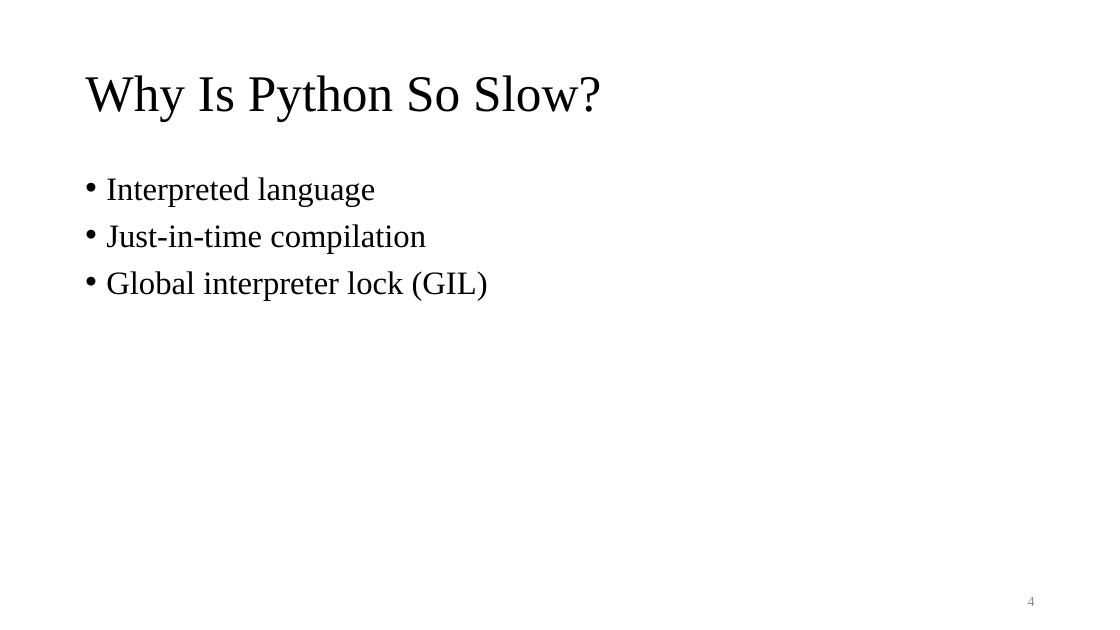
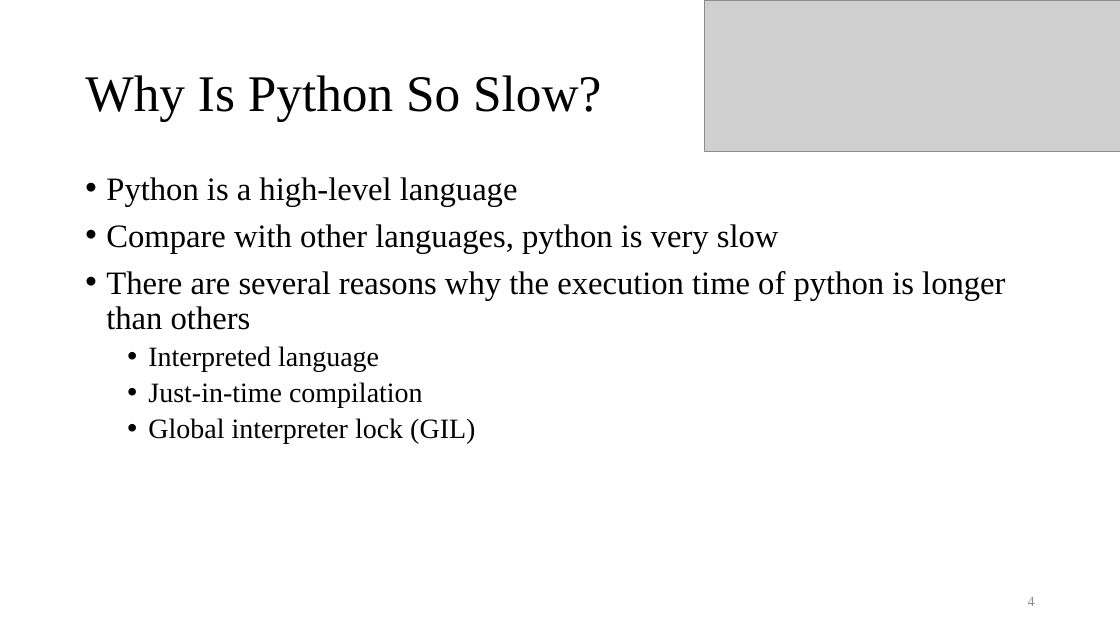
Before and after one commit to Ch-EnShen/intro_to_cp_I_mid, a slide deck: slide 4 of Introduction to cython.pptx. Drawn at 1120x630 pixels with LibreOffice and Linux fonts; fonts in the diff are those of the drawing; grey boxes stand for pictures. Boxes give left, top, right and bottom in pixels: in the first picture for what was removed or moved away, otherwise in the second. Text is boxed around its words. In the diff, an @@ line names an element or a change of style, - is before the commit and + after.

```diff
--- a/Introduction to cython.pptx
+++ b/Introduction to cython.pptx
@@ picture added at [705,0,1120,151] @@
@@ text at [106,177,1005,330]: paragraphs added @@
+• Python is a high-level language
+• Compare with other languages, python is very slow
+• There are several reasons why the execution time of python is longer than others
@@ text at [148,346,475,444]: size 28 to 24 pt in "Interpreted language", "Just-in-time compilation", "Global interpreter lock (GIL)"; list level 1 to 2 in "Interpreted language"; list level 1 to 2 in "Just-in-time compilation"; list level 1 to 2 in "Global interpreter lock (GIL)" @@
```
Also in this commit, not shown: 9 other slides changed, 1 slide added, 6 other files.
